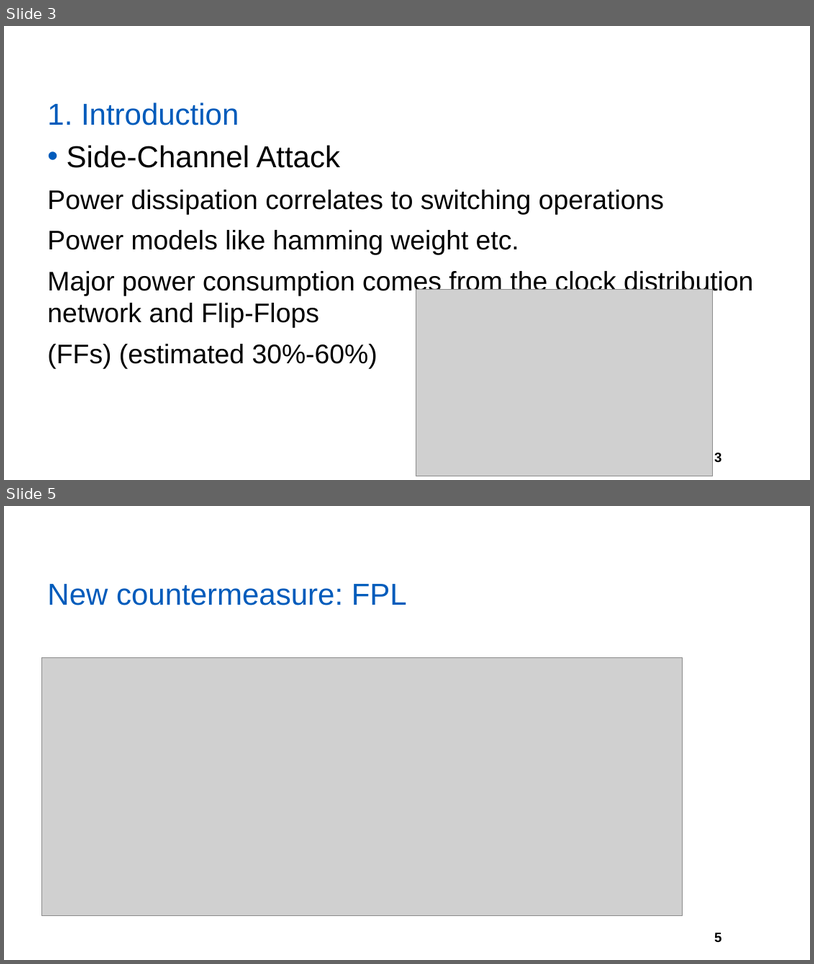
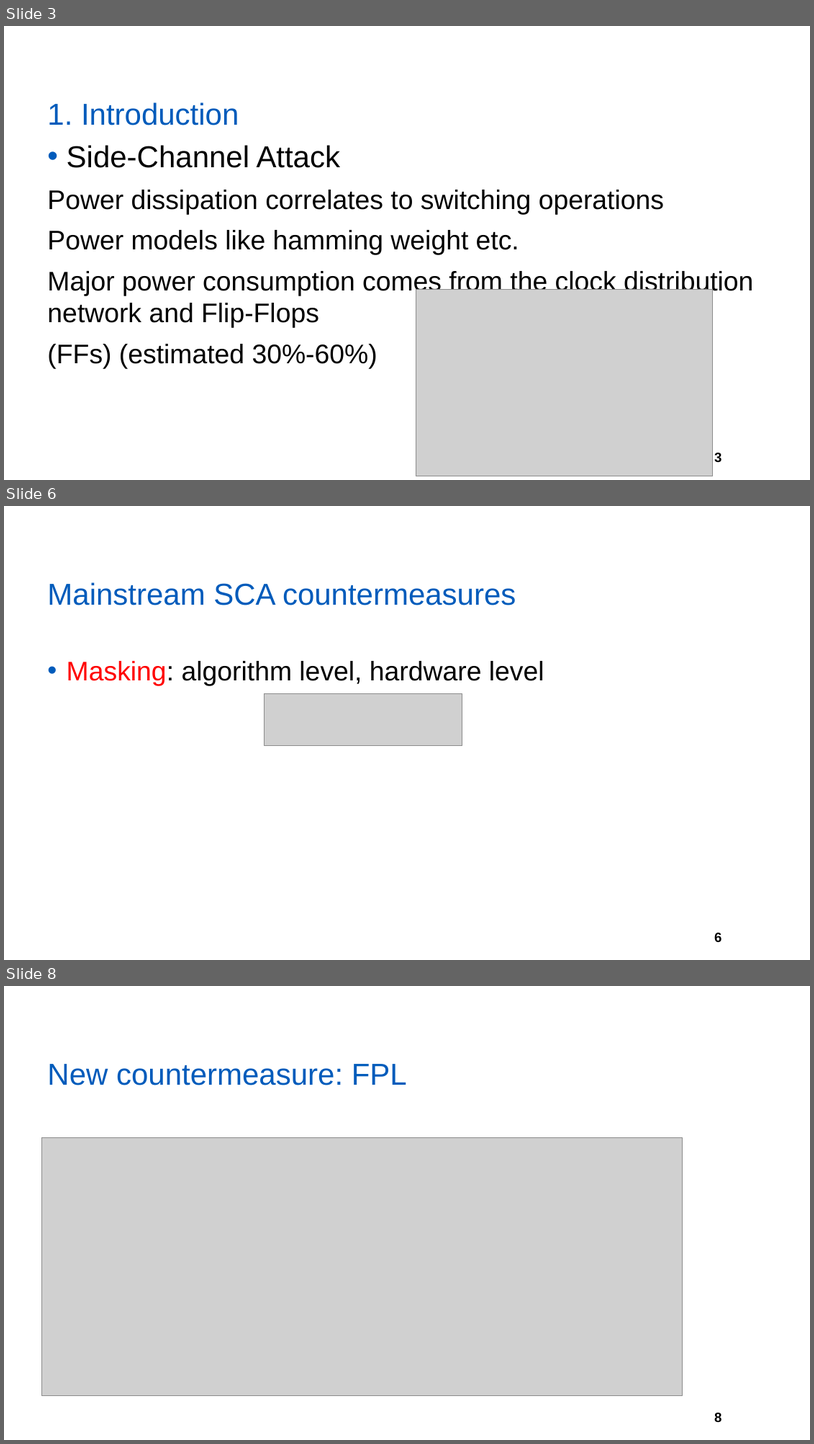
Before and after one commit to yberlin/hello-world, a slide deck: asianhost pre/FPL.pptx. Shown one above the other, each under a label of ours: slides 3 and 5 before the commit, slides 3, 6 and 8 after it; the slides between them are not shown. The pictures are 814x964 and 814x1444 pixels, drawn with LibreOffice and Linux fonts; fonts in the diff are those of the drawing; grey boxes stand for pictures; background and template pictures are left out. Boxes give left, top, right and bottom in pixels: in the first picture for what was removed or moved away, otherwise in the second. Text is boxed around its words. In the diff, an @@ line names an element or a change of style, - is before the commit and + after.

```diff
--- a/asianhost pre/FPL.pptx
+++ b/asianhost pre/FPL.pptx
@@ slide 6 added at (4, 506, 810, 960), background #FFFFFF; not listed: 1 template element that a slide beside it also shows @@
@@ title added at (47, 582, 516, 605), 36 pt, text #005BBB @@
+Mainstream SCA countermeasures
@@ text added at (67, 661, 545, 686), 32 pt, text #000000 @@
+• Masking: algorithm level, hardware level
@@ picture added at (264, 693, 462, 745) @@
@@ what was slide 5 is now slide 8 @@
@@ page number at (715, 1411, 722, 1424): text changed @@
-5
+8
```
Also in this commit, not shown: 5 slides changed, 7 other slides added.
